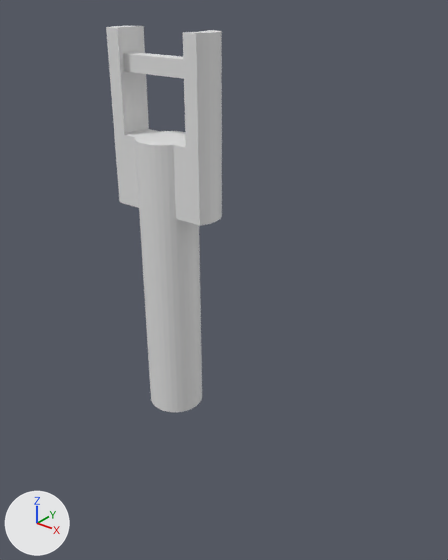
A saved change to the Blender file Assets/Universal/Models/Slingshot.blend.
Both versions are drawn from a 50 mm lens placed at (0.884, -0.917, 1.719), pointed at (0.115, 0.044, 1.123). The axes (+X, +Y, +Z) are drawn at lower left. The lights are the same throughout.
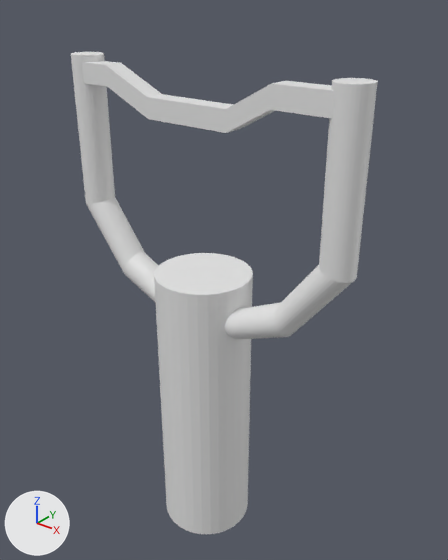
The change, as a list of edits to the scene's bpy script:
```text
Change me_cylinder:
    used by ob_cylinder; location = (0.0, 0.0, 1.029); scale = (0.0639, 0.0639, 0.246)
    remove me_cylinder.from_pydata(...)  # 346 vertices, 284 faces; spans x -1.99..2.0, y -1.0..1.0, z -1.0..2.46
    add me_cylinder.from_pydata(...)  # 64 vertices, 34 faces; spans x -1.0..1.0, y -1.0..1.0, z -1.0..1.0
    me_cylinder part 1
    282 vertices are removed from x -1.99..2.0, y -1.0..1.0, z 1.0..2.46
    251 faces are deleted
    1 new face joins them
Change me_cube_003:
    used by ob_cube; location = (0.002, -0.001, 1.568); scale = (0.113, 0.017, 0.017)
    remove me_cube_003.from_pydata(...)  # 70 vertices, 44 faces; spans x -0.87..0.83, y -1.0..1.0, z -1.0..1.0
    add me_cube_003.from_pydata(...)  # 32 vertices, 30 faces; spans x -1.0..27.91, y -1.0..1.0, z -1.0..3.46
    me_cube_003 part 2: the whole mesh is rebuilt
Add me_cylinder_003:
    me_cylinder_003.from_pydata(...)  # 160 vertices, 130 faces; spans x -14.6..1.0, y -1.0..1.0, z -1.0..8.1
Change ob_cylinder:
    ob_cylinder.location: (0.0, 0.0, 1.029) -> (0.096, -0.001, 0.822)
    ob_cylinder.scale: (0.0639, 0.0639, 0.246) -> (0.106, 0.106, 0.33)
Change ob_cube:
    ob_cube.location: (0.002, -0.001, 1.568) -> (0.386, -0.022, 1.544)
    ob_cube.scale: (0.113, 0.017, 0.017) -> (-0.0211, -0.0211, -0.0211)
Add ob_cylinder_002:
    ob_cylinder_002 = bpy.data.objects.new('Cylinder.002', me_cylinder_003)
    ob_cylinder_002.location = (0.038, -0.013, 1.071)
    ob_cylinder_002.rotation_euler = (-3.142, 1.571, 0.0)  # degrees (-180, 90, 0)
    ob_cylinder_002.scale = (0.0346, 0.0346, 0.0346)
Add ob_cylinder_001:
    ob_cylinder_001 = bpy.data.objects.new('Cylinder.001', me_cylinder_003.copy())
    ob_cylinder_001.location = (0.173, -0.013, 1.071)
    ob_cylinder_001.rotation_euler = (0.0, 1.571, 0.0)  # degrees (0, 90, 0)
    ob_cylinder_001.scale = (0.0346, 0.0346, 0.0346)
```

Where the change shows, as pixel boxes (x1, y1, x2, y2) in the pictures (448 x 560 px):
'Cylinder', reshaped, moved, rescaled (15% narrower, 27% shorter)
    before: (106, 26, 222, 412)
    after: (154, 253, 253, 534)
'Cylinder.001', added
    after: (225, 78, 378, 339)
'Cube', reshaped, moved, rescaled
    before: (123, 52, 184, 79)
    after: (82, 61, 335, 133)
'Cylinder.002', added
    after: (71, 52, 159, 303)
part 1 of me_cylinder, cut back
    before: (106, 26, 222, 226)
    after: (154, 253, 253, 295)
